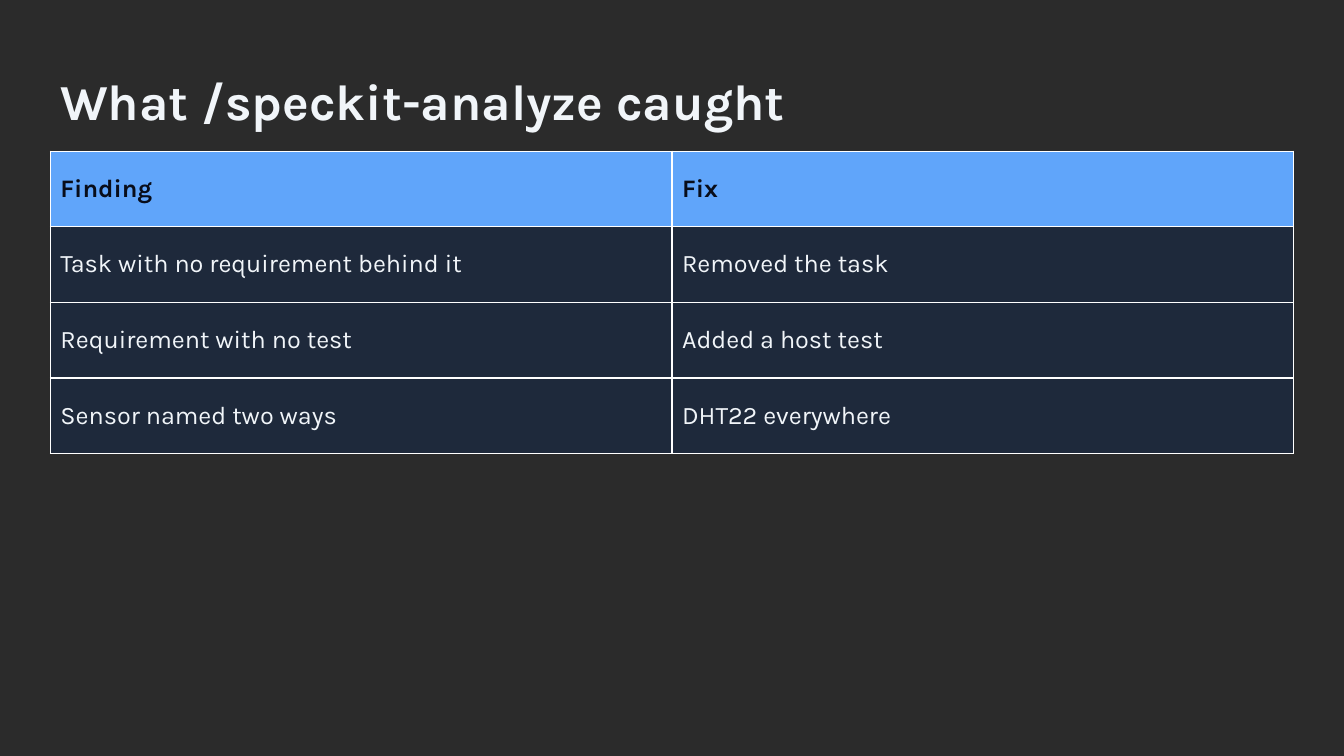
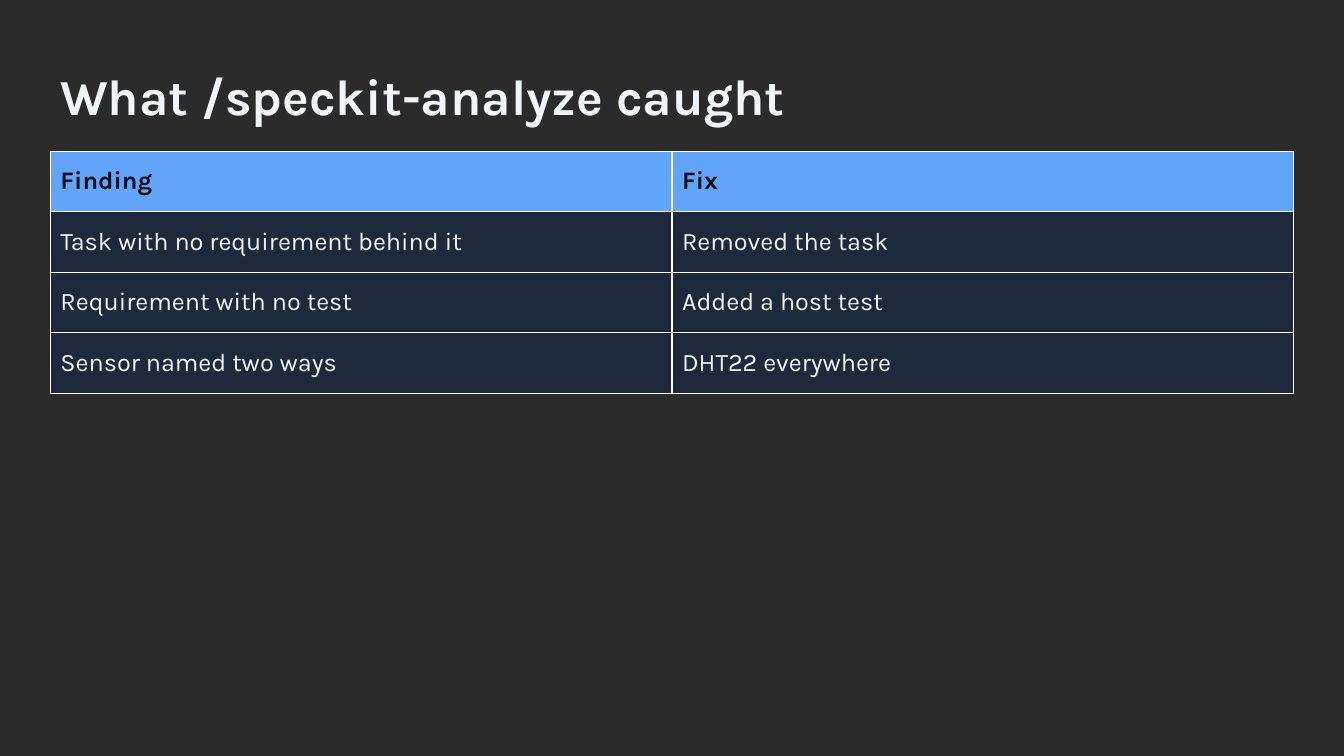
Before and after one commit to ronyronen/speckit-claude-presentation, a slide deck: slide 17 of presentation/speckit-workshop.pptx. Drawn at 1344x756 pixels with LibreOffice and Linux fonts; fonts in the diff are those of the drawing; background and template pictures are left out; a plain dark background stands for a picture behind light text. Boxes give left, top, right and bottom in pixels: in the first picture for what was removed or moved away, otherwise in the second. Text is boxed around its words. In the diff, an @@ line names an element or a change of style, - is before the commit and + after.

```diff
--- a/presentation/speckit-workshop.pptx
+++ b/presentation/speckit-workshop.pptx
@@ text "What /speckit-analyze caught" moved from (x1=60, y1=82, x2=784, y2=133) to (x1=60, y1=77, x2=784, y2=128) @@
@@ table resized from (x1=50, y1=151, x2=1295, y2=454) to (x1=50, y1=151, x2=1295, y2=393) @@
```
Also in this commit, not shown: 29 other slides changed, 3 other files.
